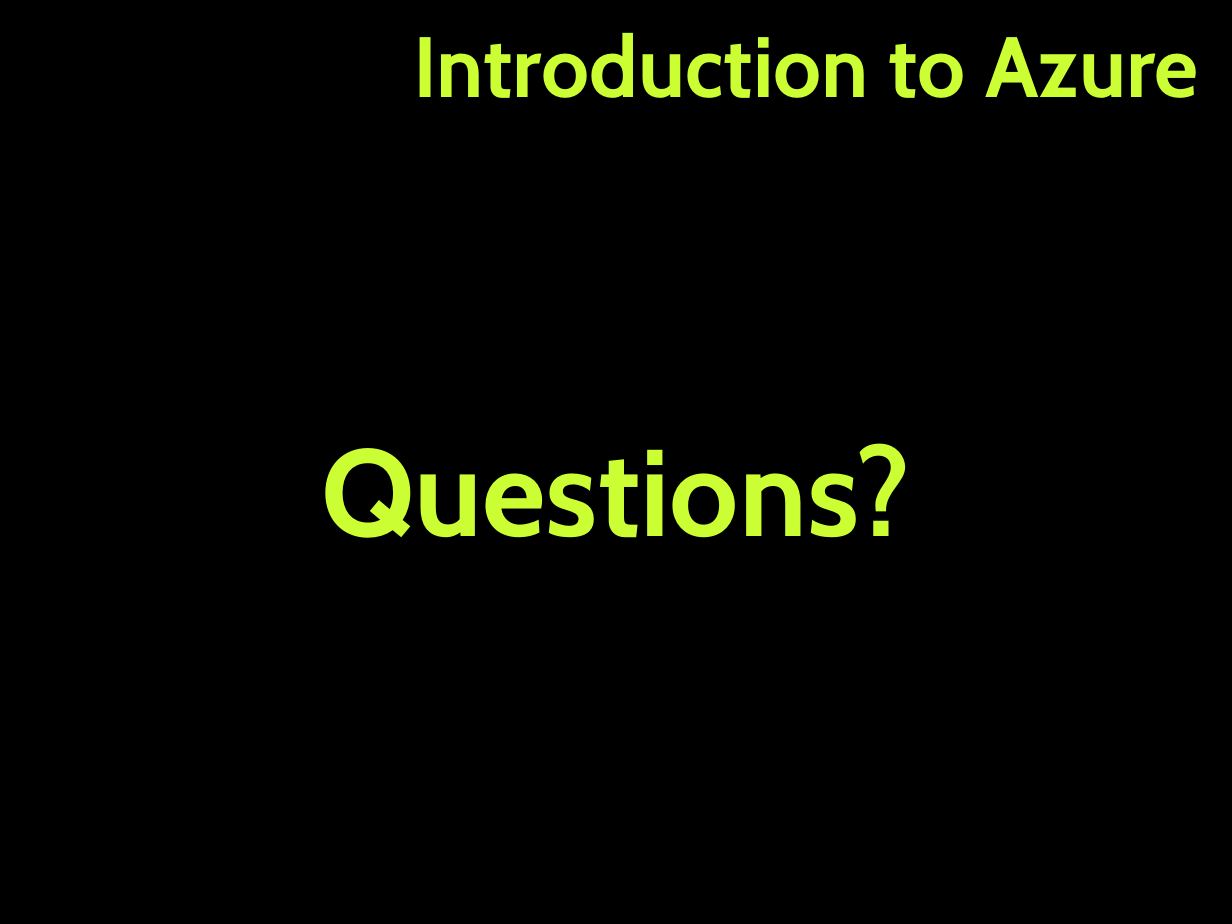
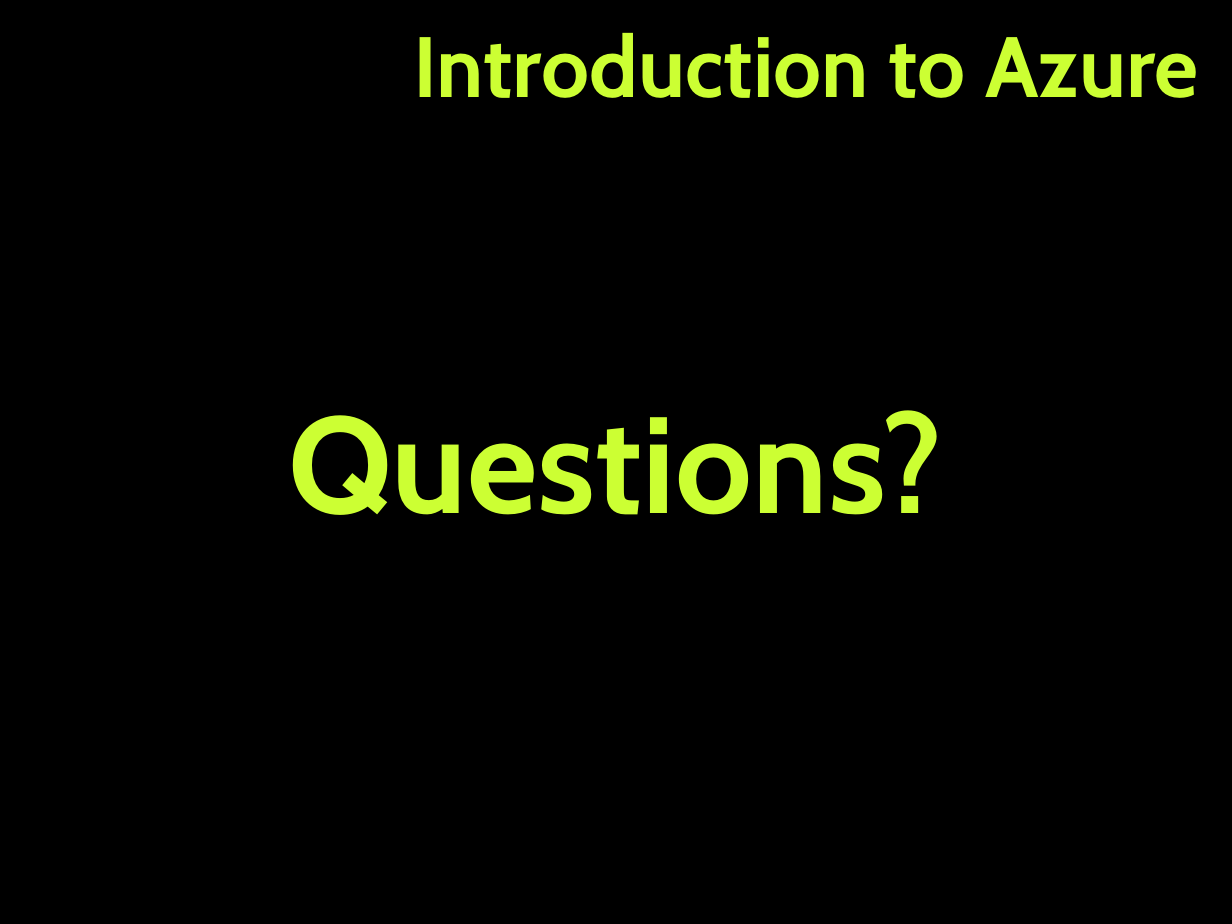
Before and after one commit to TelerikAcademy/Web-Services-and-Cloud, a slide deck: slide 20 of 09. Intro-to-Azure/Intro-to-Azure.pptx (slide 16 before the commit). Drawn at 1232x924 pixels with LibreOffice and Linux fonts; fonts in the diff are those of the drawing; background and template pictures are left out. Boxes give left, top, right and bottom in pixels: in the first picture for what was removed or moved away, otherwise in the second. Text is boxed around its words. In the diff, an @@ line names an element or a change of style, - is before the commit and + after.

```diff
--- a/09. Intro-to-Azure/Intro-to-Azure.pptx
+++ b/09. Intro-to-Azure/Intro-to-Azure.pptx
@@ title "Questions?": place and size @@
-title "Questions?" at bbox=[321, 443, 910, 538]
+title "Questions?" at bbox=[289, 410, 943, 515]
@@ title "Questions?" at bbox=[289, 410, 943, 515]: size 72 to 80 pt @@
```
Also in this commit, not shown: 7 other slides changed, 8 slides added, 4 slides removed.
